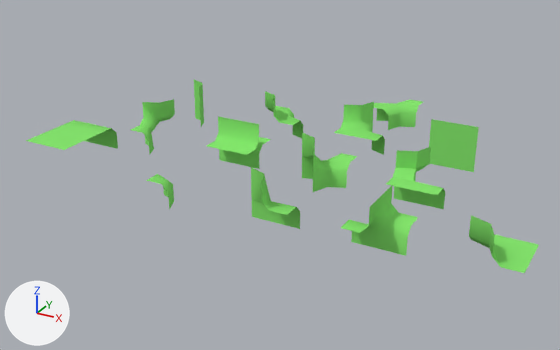
An edit to the Blender file datas/meshes/round-smooth-chunck-parts-lod-1.blend, drawn before and after from the same camera.
The view is the same before and after, from a 50 mm camera at (8.13, -10.97, 5.95) aimed at (0.97, 2.04, -0.56). Every picture has the same lights, and +X, +Y and +Z are marked at lower left.

In view in the first picture: '10000001', '10001000', '10100000', '10101000', '11000000', '11000001', '11000011', '11000110', '11001000', '11001100', '11010001', '11011000', '11110000', '11111000'.
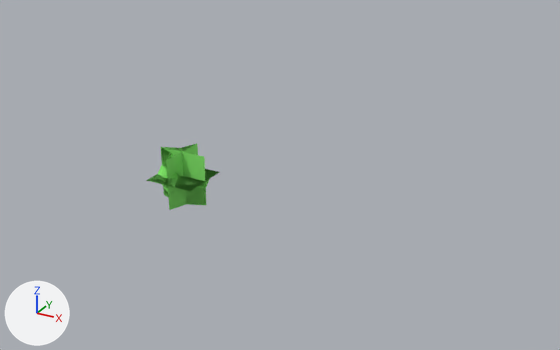
The change, as JSON lines over the scene's bpy script:
```json
{"op": "set", "path": "ob_11110000.location", "old": "(-2.5, -0.5, 0.5)", "new": "(0.0, 0.0, 0.0)"}
{"op": "set", "path": "ob_11001100.location", "old": "(4.0, 4.0, 0.0)", "new": "(0.0, 0.0, 0.0)"}
{"op": "set", "path": "ob_11111000.location", "old": "(6.0, 0.0, 0.0)", "new": "(0.0, 0.0, 0.0)"}
{"op": "set", "path": "ob_11000000.location", "old": "(-2.5, 0.5, 0.5)", "new": "(0.0, 0.0, 0.0)"}
{"op": "set", "path": "ob_10001000.location", "old": "(-2.0, 4.0, 0.0)", "new": "(0.0, 0.0, 0.0)"}
{"op": "set", "path": "ob_10100000.location", "old": "(2.0, 6.0, 0.0)", "new": "(0.0, 0.0, 0.0)"}
{"op": "set", "path": "ob_11001000.location", "old": "(2.0, 0.0, 0.0)", "new": "(0.0, 0.0, 0.0)"}
{"op": "set", "path": "ob_10101000.location", "old": "(2.0, 2.0, 0.0)", "new": "(0.0, 0.0, 0.0)"}
{"op": "set", "path": "ob_11000110.location", "old": "(4.0, 0.0, 0.0)", "new": "(0.0, 0.0, 0.0)"}
{"op": "set", "path": "ob_10000001.location", "old": "(-2.0, 2.0, 0.0)", "new": "(0.0, 0.0, 0.0)"}
{"op": "remove", "block": "ob_11000011", "code": ["ob_11000011 = bpy.data.objects.new('11000011', me_10000000_018)", "ob_11000011.location = (0.0, 2.0, 0.0)"]}
{"op": "set", "path": "ob_11010001.location", "old": "(2.0, 4.0, 0.0)", "new": "(0.0, 0.0, 0.0)"}
{"op": "set", "path": "ob_11011000.location", "old": "(0.0, 4.0, 0.0)", "new": "(0.0, 0.0, 0.0)"}
{"op": "set", "path": "ob_11000001.location", "old": "(4.0, 2.0, 0.0)", "new": "(0.0, 0.0, 0.0)"}
```

Changed parts and their boxes [x1, y1, x2, y2] in the pictures (560 x 350 px):
```json
{"object": "11000110", "change": "moved", "before": [341, 186, 418, 256], "after": [158, 144, 217, 184]}
{"object": "11001100", "change": "moved", "before": [429, 119, 479, 172], "after": [162, 147, 206, 188]}
{"object": "11000001", "change": "moved", "before": [386, 147, 445, 209], "after": [149, 143, 197, 191]}
{"object": "10101000", "change": "moved", "before": [302, 133, 357, 192], "after": [161, 150, 219, 210]}
{"object": "11111000", "change": "moved", "before": [469, 215, 539, 273], "after": [161, 149, 213, 190]}
{"object": "11000011", "change": "deleted", "before": [207, 116, 271, 169], "on screen": "green"}
{"object": "11001000", "change": "moved", "before": [251, 167, 300, 229], "after": [161, 148, 205, 188]}
{"object": "10100000", "change": "moved", "before": [374, 100, 423, 130], "after": [147, 169, 218, 210]}
{"object": "11010001", "change": "moved", "before": [334, 102, 385, 155], "after": [148, 145, 193, 185]}
{"object": "10000001", "change": "moved", "before": [131, 99, 175, 154], "after": [148, 144, 194, 195]}
{"object": "11110000", "change": "moved", "before": [26, 125, 99, 150], "after": [149, 174, 205, 191]}
{"object": "11011000", "change": "moved", "before": [265, 91, 303, 138], "after": [161, 150, 200, 191]}
{"object": "11000000", "change": "moved", "before": [63, 120, 118, 149], "after": [151, 177, 199, 186]}
{"object": "10001000", "change": "moved", "before": [194, 80, 204, 127], "after": [161, 147, 171, 198]}
```
